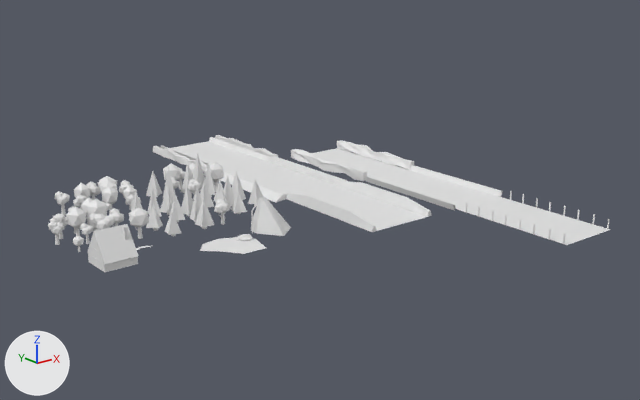
Renders of the Blender file assets/models/forest.blend from each side of a commit.
Camera for both pictures: a 50 mm lens placed at (-84.1, -96.2, 41.0), pointed at (-4.6, 3.1, 1.3). The axes (+X, +Y, +Z) are drawn at lower left. The lights are the same throughout.

In view in the first picture: '1_cabin', '1_tree.002', '2_tree.001', '2_trees', '2_trees.001', '3_forest', '3_forest.001', '3_forests', 'border', 'border.003', 'road_part_a', 'road_part_c', 'road_part_d', 'road_part_transition'.
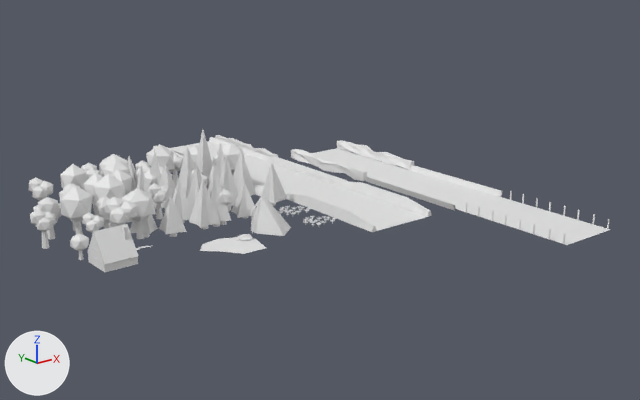
Changed parts and their boxes (x1, y1, x2, y2) in the pictures (640 x 400 px):
'3_forest.001', mesh rescaled
    before: (48, 197, 124, 252)
    after: (30, 173, 138, 260)
'3_forest', mesh rescaled (62% wider, 58% taller)
    before: (54, 176, 141, 218)
    after: (28, 154, 170, 221)
'3_forests', mesh rescaled
    before: (146, 154, 224, 200)
    after: (127, 130, 245, 209)
'2_trees.001', mesh rescaled (65% wider, 60% taller)
    before: (129, 185, 202, 231)
    after: (110, 163, 231, 237)
'2_trees', mesh rescaled (66% wider, 59% taller)
    before: (200, 171, 263, 214)
    after: (182, 149, 287, 218)
'2_tree.001', mesh rescaled (62% wider, 58% taller)
    before: (129, 207, 149, 239)
    after: (122, 188, 155, 239)
'1_tree.002', mesh rescaled (61% wider, 64% taller)
    before: (164, 212, 181, 236)
    after: (159, 197, 187, 237)
'1_flowers', added
    after: (303, 216, 337, 227)
'1_flowers.001', added
    after: (278, 206, 311, 216)
'road_part_b', unchanged, covered by the edit
    before: (170, 141, 267, 170)
    after: (170, 141, 267, 166)

Patch to the scene script:
```diff
--- a/assets/models/forest.blend.py
+++ b/assets/models/forest.blend.py
@@ me_cube_005 @@
 me_cube_005.from_pydata(...)  # 182 vertices, 168 faces; spans x -4.46..4.83, y -4.64..2.61, z 0.0..5.21
 # used by ob_2_trees; parent = ob_props; location = (-15.0, 12.0, 0.0)
+# me_cube_005 part 1: the whole mesh is scaled about the mesh origin by 1.62
@@ me_cube_006 @@
 me_cube_006.from_pydata(...)  # 182 vertices, 168 faces; spans x -5.57..4.28, y -4.9..3.93, z 0.0..5.55
 # used by ob_2_trees_001; parent = ob_props; location = (-25.0, 12.0, 0.0)
+# me_cube_006 part 2: the whole mesh is scaled about the mesh origin by 1.62
@@ me_icosphere_001 @@
 me_icosphere_001.from_pydata(...)  # 822 vertices, 820 faces; spans x -6.91..5.77, y -5.12..4.25, z 0.0..6.22
 # used by ob_3_forests; parent = ob_props; location = (-16.0, 22.0, 0.0)
+# me_icosphere_001 part 3: the whole mesh is scaled about the mesh origin by 1.62
@@ me_icosphere_002 @@
 me_icosphere_002.from_pydata(...)  # 1068 vertices, 1076 faces; spans x -5.03..6.83, y -6.09..4.38, z -0.14..4.67
 # used by ob_3_forest; parent = ob_props; location = (-32.0, 22.0, 0.0)
+# me_icosphere_002 part 4: the whole mesh is scaled about the mesh origin by 1.62
@@ me_icosphere_003 @@
 me_icosphere_003.from_pydata(...)  # 1068 vertices, 1076 faces; spans x -3.78..6.28, y -5.37..4.28, z 0.0..5.0
 # used by ob_3_forest_001; parent = ob_props; location = (-39.0, 13.0, 0.0)
+# me_icosphere_003 part 5: the whole mesh is scaled about the mesh origin by 1.62
@@ me_cube_007 @@
 me_cube_007.from_pydata(...)  # 26 vertices, 24 faces; spans x -1.13..0.85, y -0.84..1.22, z 0.0..3.5
 # used by ob_1_tree_002; parent = ob_props; location = (-28.0, 6.0, 0.0)
+# me_cube_007 part 6: the whole mesh is scaled about the mesh origin by 1.62
@@ me_circle_001 @@
 me_circle_001.from_pydata(...)  # 60 vertices, 52 faces; spans x -1.34..1.34, y -1.27..1.27, z 0.0..4.38
 # used by ob_2_tree_001; parent = ob_props; location = (-32.0, 8.0, 0.0)
+# me_circle_001 part 7: the whole mesh is scaled about the mesh origin by 1.62
@@ me_cube_003 @@
+me_cube_003.from_pydata(...)  # 1900 vertices, 1824 faces; spans x -1.39..2.14, y -1.23..1.52, z -0.01..0.39
@@ me_cube_002 @@
+me_cube_002.from_pydata(...)  # 1900 vertices, 1824 faces; spans x -1.94..1.91, y -0.49..2.5, z -0.01..0.42
@@ ob_1_flowers @@
+ob_1_flowers = bpy.data.objects.new('1_flowers', me_cube_003)
+ob_1_flowers.parent = ob_props
+ob_1_flowers.location = (-9.548, -2.175, 0.0)
+ob_1_flowers.scale = (1.45, 1.45, 1.45)
@@ ob_1_flowers_001 @@
+ob_1_flowers_001 = bpy.data.objects.new('1_flowers.001', me_cube_002)
+ob_1_flowers_001.parent = ob_props
+ob_1_flowers_001.location = (-8.987, 2.696, 0.0)
+ob_1_flowers_001.scale = (1.33, 1.33, 1.33)
```
